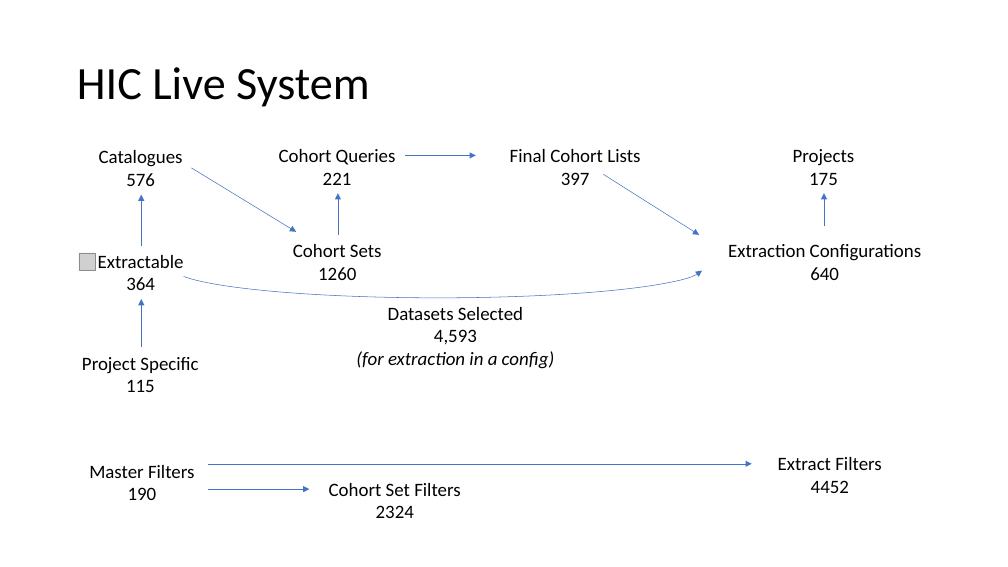
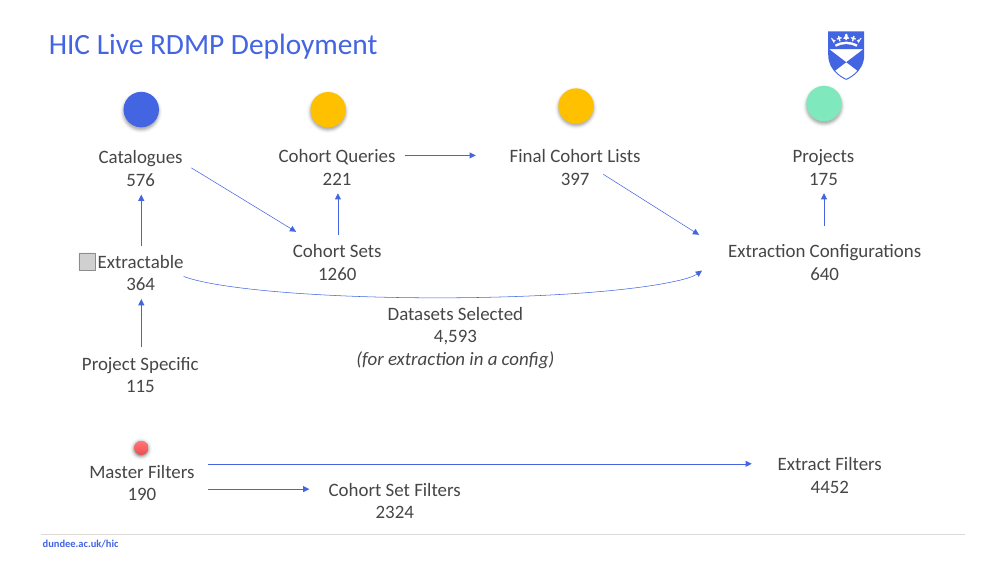
Before and after one commit to HicServices/RDMP, a slide deck: slide 17 of Documentation/RDMP Presentation2.pptx (slide 16 before the commit). Drawn at 1008x567 pixels with LibreOffice and Linux fonts; fonts in the diff are those of the drawing; grey boxes stand for pictures; background and template pictures are left out. Boxes give left, top, right and bottom in pixels: in the first picture for what was removed or moved away, otherwise in the second. Text is boxed around its words. In the diff, an @@ line names an element or a change of style, - is before the commit and + after.

Commit message:
HDR-317 Changed to HIC theme and added new slides

```diff
--- a/Documentation/RDMP Presentation2.pptx
+++ b/Documentation/RDMP Presentation2.pptx
@@ title "HIC Live RDMP Deployment" at bbox=[49, 33, 378, 59]: vertical alignment middle to top @@
@@ title at bbox=[49, 33, 378, 59]: text changed; size 44 to 28 pt; text colour #000000 to #4365E2 @@
-HIC Live System
+HIC Live RDMP Deployment
@@ freeform shape added at bbox=[829, 32, 865, 80], fill #4365E2 @@
@@ ellipse added at bbox=[559, 88, 594, 124], fill #FFC000 @@
@@ ellipse added at bbox=[806, 85, 842, 121], fill #80E8BD @@
@@ ellipse added at bbox=[123, 91, 159, 127], fill #4365E2 @@
@@ ellipse added at bbox=[311, 92, 346, 128], fill #FFC000 @@
@@ arrow (191, 168) - (296, 232): stroke #4472C4 0.5 pt to #4365E2 0.5 pt @@
@@ arrow (405, 156) - (476, 156): stroke #4472C4 0.5 pt to #4365E2 0.5 pt @@
@@ arrow (603, 175) - (699, 235): stroke #4472C4 0.5 pt to #4365E2 0.5 pt @@
@@ arrow (141, 246) - (141, 194): stroke #4472C4 0.5 pt to #4365E2 0.5 pt @@
@@ arrow (338, 235) - (338, 194): stroke #4472C4 0.5 pt to #4365E2 0.5 pt @@
@@ arrow (824, 226) - (824, 194): stroke #4472C4 0.5 pt to #4365E2 0.5 pt @@
@@ arc (boxed as its full ellipse) at bbox=[172, 238, 703, 299]: outline #4472C4 0.5 pt to #4365E2 0.5 pt @@
@@ arrow (141, 348) - (141, 299): stroke #4472C4 0.5 pt to #4365E2 0.5 pt @@
@@ text colour #000000 to #464646 in 12 elements at bbox=[99, 150, 183, 186], bbox=[98, 255, 184, 290], bbox=[82, 357, 198, 392], bbox=[279, 149, 396, 185], bbox=[293, 244, 382, 280], bbox=[510, 149, 640, 185], bbox=[793, 149, 855, 185], bbox=[728, 244, 922, 280], bbox=[89, 465, 194, 500], bbox=[329, 483, 460, 518], bbox=[778, 457, 881, 493], bbox=[356, 307, 555, 368] @@
@@ ellipse added at bbox=[135, 441, 148, 454], fill gradient #FF7A7B to #FF6264 to #E55557 @@
@@ arrow (208, 464) - (752, 464): stroke #4472C4 0.5 pt to #4365E2 0.5 pt @@
@@ arrow (208, 489) - (309, 489): stroke #4472C4 0.5 pt to #4365E2 0.5 pt @@
@@ line added from (42, 535) to (966, 535), #DDD9D6 0.25 pt @@
@@ text added at bbox=[43, 539, 119, 548], 10 pt, text #4365E2, bold @@
+dundee.ac.uk/hic
```
Also in this commit, not shown: 16 other slides changed, 3 slides added, 1 slide removed.
